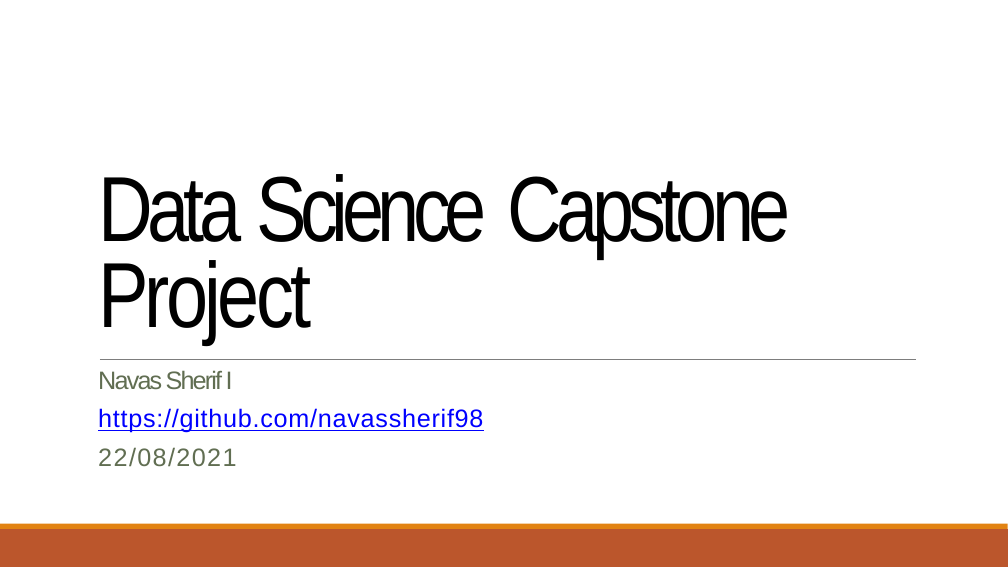
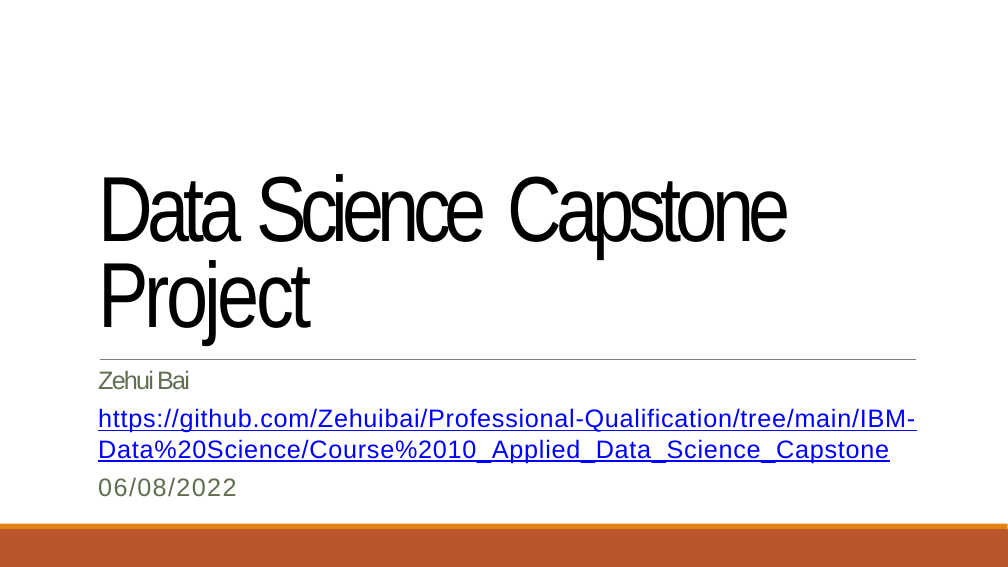
Before and after one commit to Zehuibai/Professional-Development, a slide deck: slide 1 of IBM-Data Science/Course 10_Applied_Data_Science_Capstone/Week 5 Present Your Data-Driven Insights/Data Science Journey.pptx. Drawn at 1008x567 pixels with LibreOffice and Linux fonts; fonts in the diff are those of the drawing. Boxes give left, top, right and bottom in pixels: in the first picture for what was removed or moved away, otherwise in the second. Text is boxed around its words. In the diff, an @@ line names an element or a change of style, - is before the commit and + after.

```diff
--- a/IBM-Data Science/Course 10_Applied_Data_Science_Capstone/Week 5 Present Your Data-Driven Insights/Data Science Journey.pptx
+++ b/IBM-Data Science/Course 10_Applied_Data_Science_Capstone/Week 5 Present Your Data-Driven Insights/Data Science Journey.pptx
@@ text at [98,370,915,497]: text changed @@
-Navas Sherif I
-https://github.com/navassherif98
-22/08/2021
+Zehui Bai
+https://github.com/Zehuibai/Professional-Qualification/tree/main/IBM-Data%20Science/Course%2010_Applied_Data_Science_Capstone
+06/08/2022
```
Also in this commit, not shown: 10 other slides changed, 12 other files.
